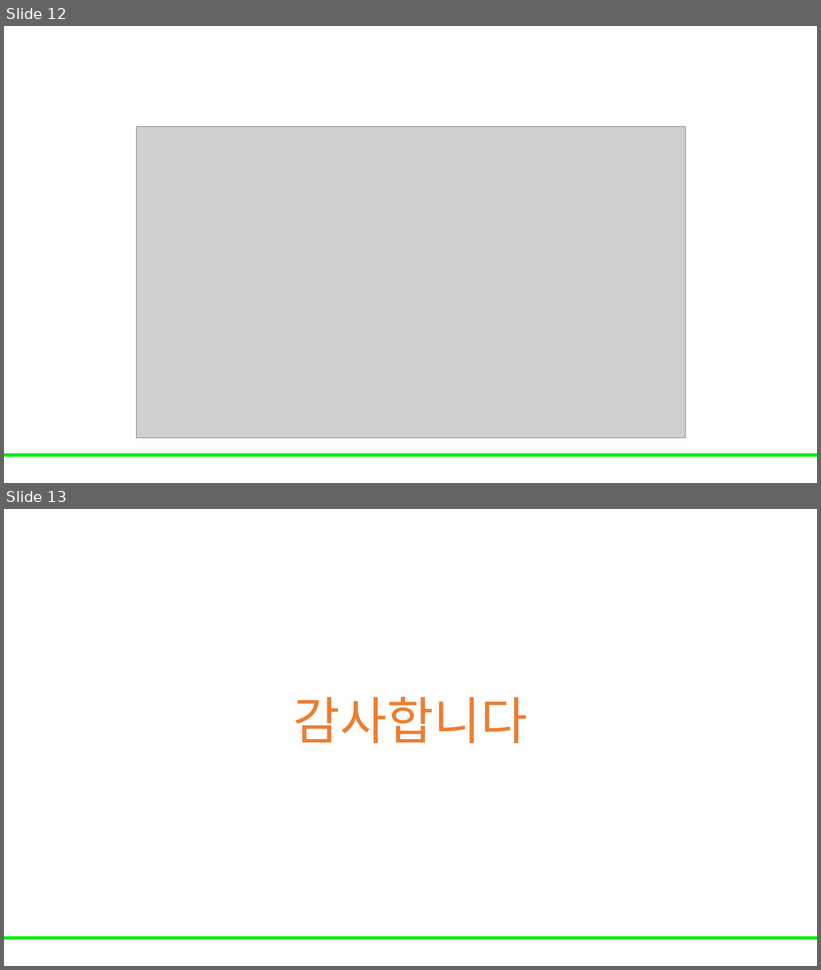
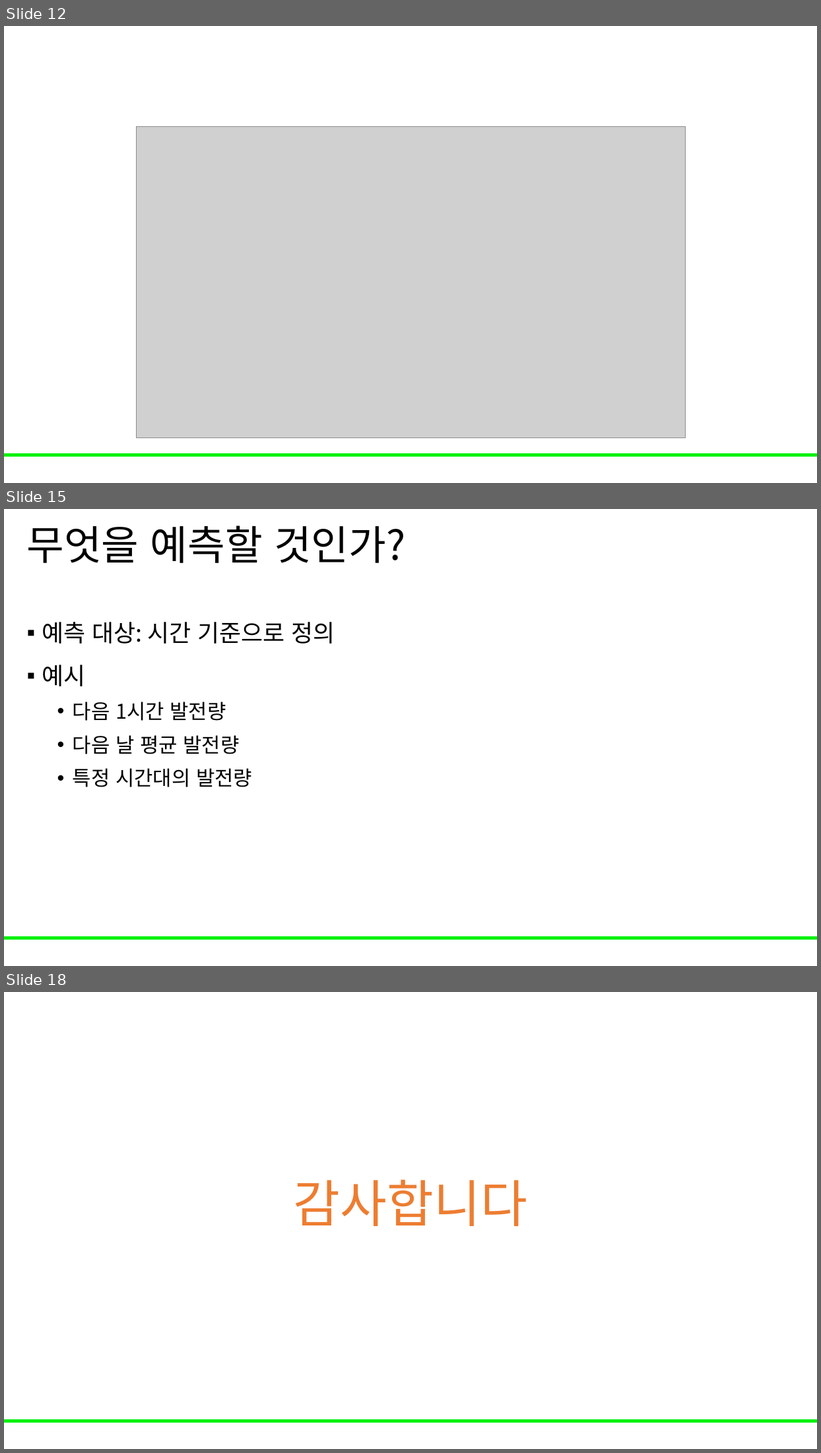
Before and after one commit to Leader-Lesson/KDT_RE_5th, a slide deck: material/5_AI/05_시계열 분석.pptx. Shown one above the other, each under a label of ours: slides 12 and 13 before the commit, slides 12, 15 and 18 after it; the slides between them are not shown. The pictures are 821x970 and 821x1453 pixels, drawn with LibreOffice and Linux fonts; fonts in the diff are those of the drawing; grey boxes stand for pictures; background and template pictures are left out. Boxes give left, top, right and bottom in pixels: in the first picture for what was removed or moved away, otherwise in the second. Text is boxed around its words. In the diff, an @@ line names an element or a change of style, - is before the commit and + after.

```diff
--- a/material/5_AI/05_시계열 분석.pptx
+++ b/material/5_AI/05_시계열 분석.pptx
@@ slide 15 added at (4, 509, 817, 966), background #FFFFFF; not listed: 1 template element that a slide beside it also shows @@
@@ title added at (27, 525, 405, 563), 48 pt, text #000000 @@
+무엇을 예측할 것인가?
@@ text added at (42, 622, 335, 788), 24 pt, text #000000 @@
+▪ 예측 대상: 시간 기준으로 정의
+▪ 예시
+  • 다음 1시간 발전량
+  • 다음 날 평균 발전량
+  • 특정 시간대의 발전량
@@ what was slide 13 is now slide 18 @@
```
Also in this commit, not shown: 4 other slides added.
